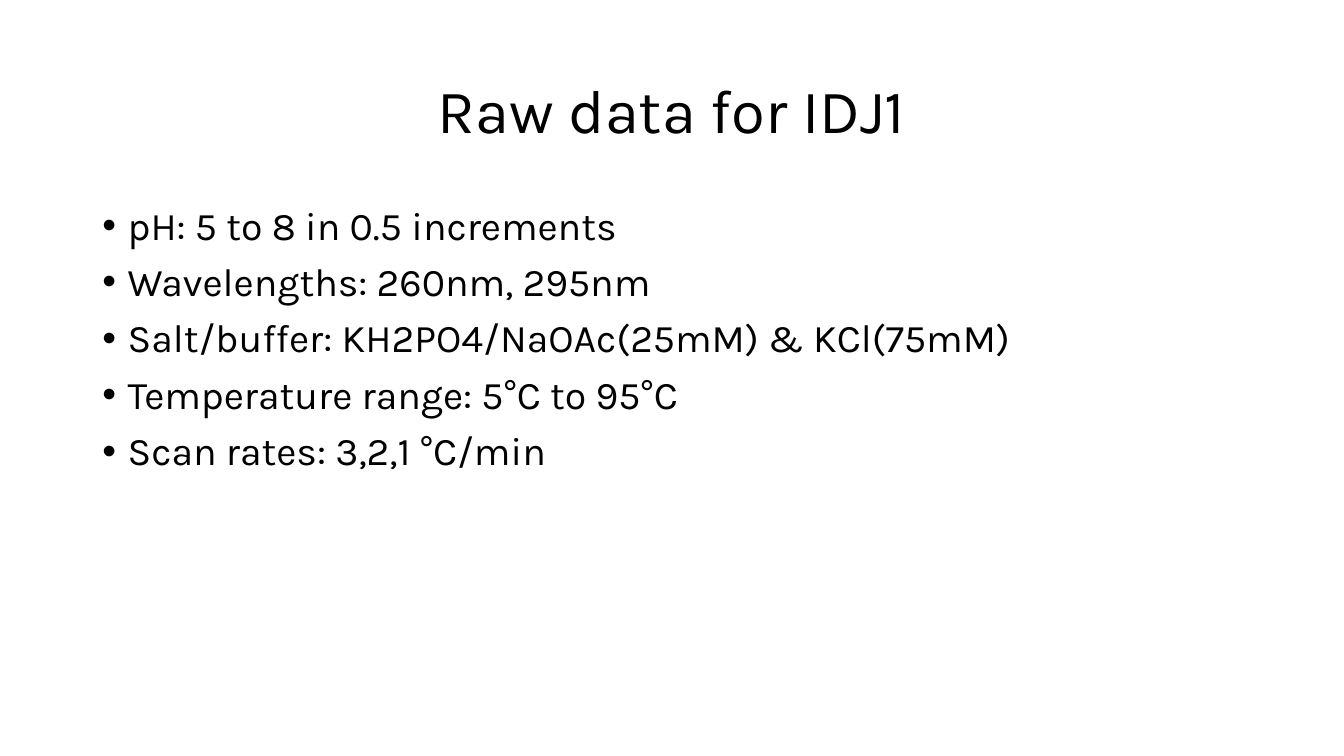
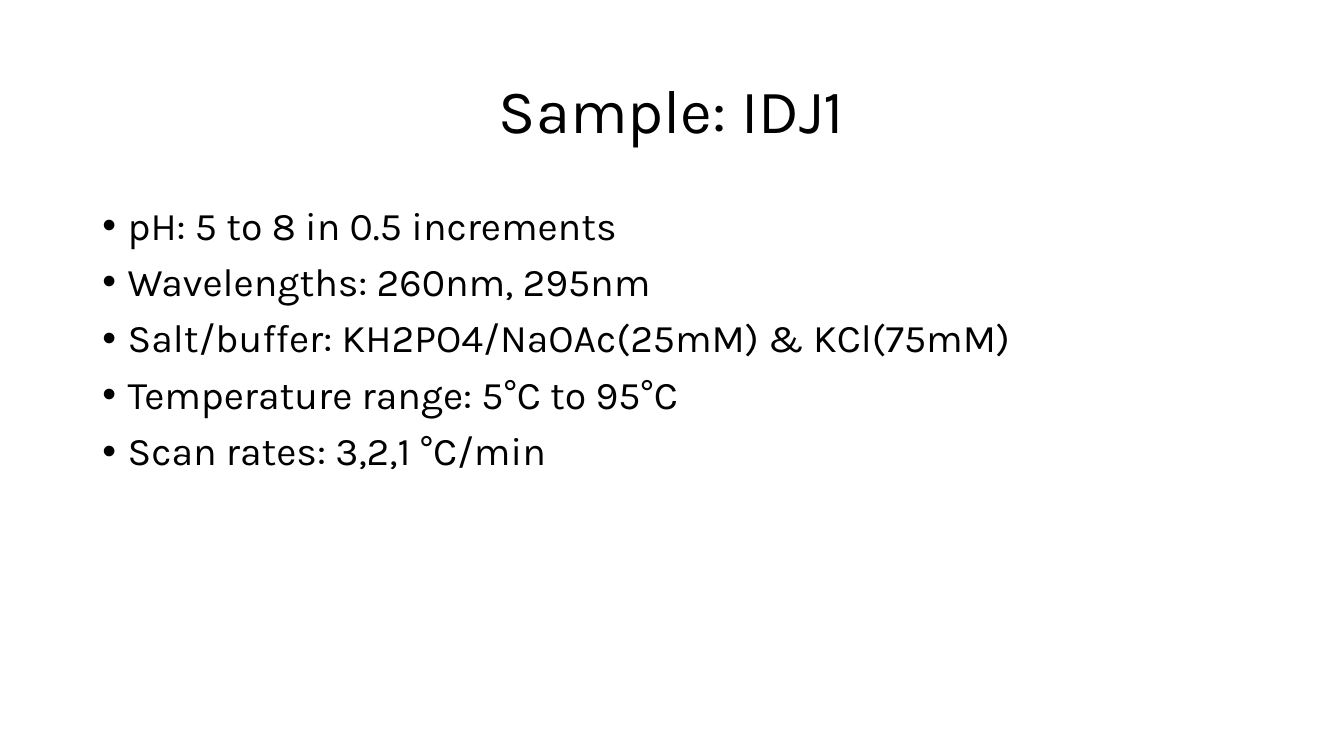
Before and after one commit to sjesse1001/mylabwork, a slide deck: slide 2 of BiomolecularDynamicsLab2024/2024-09-summary.pptx. Drawn at 1344x756 pixels with LibreOffice and Linux fonts; fonts in the diff are those of the drawing. Boxes give left, top, right and bottom in pixels: in the first picture for what was removed or moved away, otherwise in the second. Text is boxed around its words. In the diff, an @@ line names an element or a change of style, - is before the commit and + after.

```diff
--- a/BiomolecularDynamicsLab2024/2024-09-summary.pptx
+++ b/BiomolecularDynamicsLab2024/2024-09-summary.pptx
@@ title at (499,91,844,148): text changed @@
-Raw data for IDJ1
+Sample: IDJ1
```
Also in this commit, not shown: 1 other slide changed, 8 slides added, 8 slides removed.
